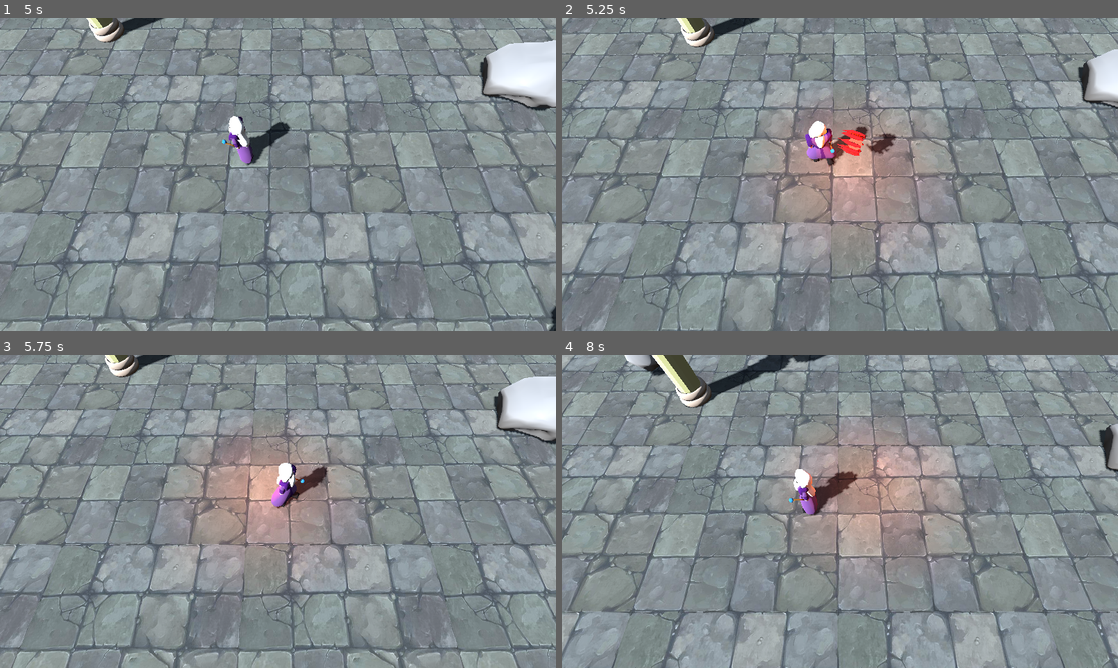
Above: before the commit, frames 1-4 (two rows, left to right).
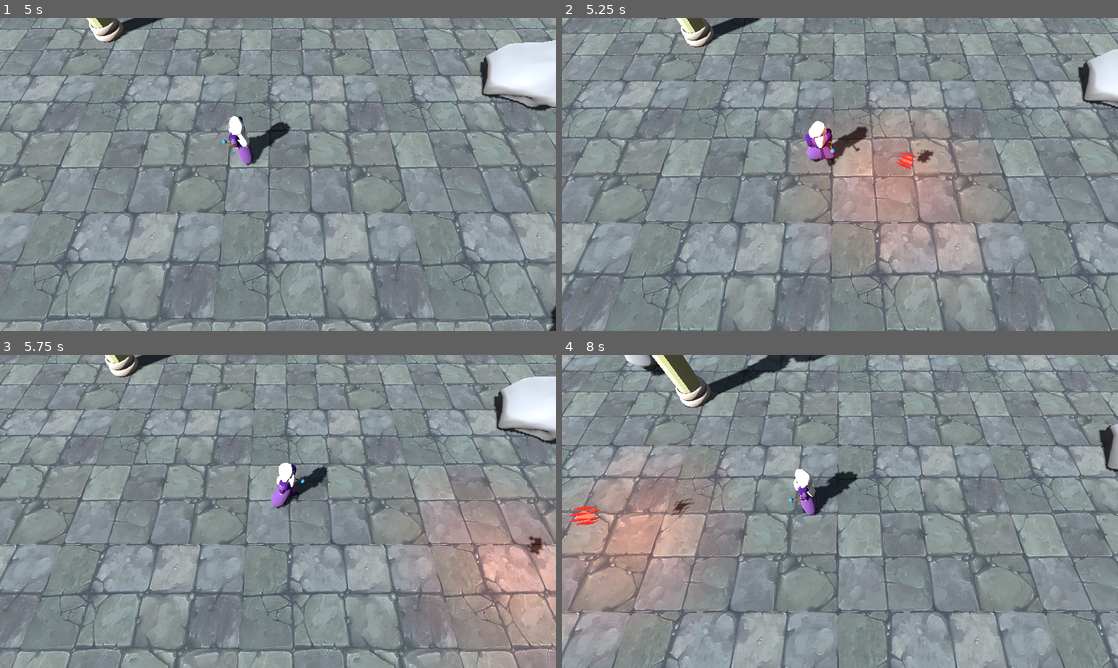
Above: after the commit, the same moments.

Repository: GuilhermeSilvestre/godot-dolera
Game: Godot game, scene res://level.tscn
Same seed, same stepped clock (60 frames per second), same inputs: the game is played once before the commit and once after it. Sound files missing from this copy of the repository are replaced by a short silence.
Inputs (mouse positions are in pixels of both pictures, inside the frame that each line leads up to):
- Up to frame 1 (5 s): tap Enter at 0.5 s; move the mouse to (400, 158) at 0.52 s; right-click (400, 158) at 0.6 s; click (400, 158) at 0.67 s; move the mouse to (166, 190) at 1.27 s; click (166, 190) at 1.35 s; move the mouse to (333, 105) at 2.02 s; tap Space (teleport) at 2.1, 4.35 s; click (333, 105) at 2.17 s; move the mouse to (250, 237) at 2.77 s; right-click (250, 237) at 2.85 s; click (250, 237) at 2.92 s; move the mouse to (444, 221) at 3.52 s; press the mouse at (444, 221) at 3.53 s; move the mouse to (111, 127) at 4.27 s; release the mouse at (111, 127) at 4.28 s; click (111, 127) at 4.42 s
- Up to frame 2 (5.25 s): move the mouse to (867, 174) at 5.02 s; right-click (867, 174) at 5.1 s; click (867, 174) at 5.17 s
- Up to frame 3 (5.75 s): no input
- Up to frame 4 (8 s): move the mouse to (756, 433) at 5.77 s; click (756, 433) at 5.85 s; move the mouse to (962, 495) at 6.52 s; tap Space (teleport) at 6.6 s; click (962, 495) at 6.67 s; move the mouse to (728, 527) at 7.27 s; right-click (728, 527) at 7.35 s; click (728, 527) at 7.42 s

Frame 1 is identical in both runs. In frame 2, 3.3% of the frame differs, in the area x 37-74%, y 33-74%; in frame 3, 16%; in frame 4, 17%, in the area x 0-70%, y 23-86%.

Commit message:
fixing fireball bug when trowed bacwards while walking forward

Diff:
--- a/fireball.gd
+++ b/fireball.gd
@@ -8,9 +8,19 @@
 var moving: bool = true
 var exploded = false
 
-
 func _ready():
 	body_entered.connect(_on_body_entered)
+
+	# Desativa detecção logo ao nascer
+	monitorable = false
+	set_deferred("monitoring", false)
+
+	# Reativa após pequeno delay
+	#Isso evita que fireball bata no próprio warlock quando jogada pra trás
+	await get_tree().create_timer(0.02).timeout
+
+	monitorable = true
+	set_deferred("monitoring", true)
 
 func _process(delta):
 	if moving:
@@ -22,6 +32,7 @@
 			queue_free()
 
 func _on_body_entered(_body):
+	print("Colidiu com:", _body.name)
 	if exploded:
 		return  # já explodiu, ignora novas colisões
 
Not shown, added: warlock_character.tscn737278457.tmp
